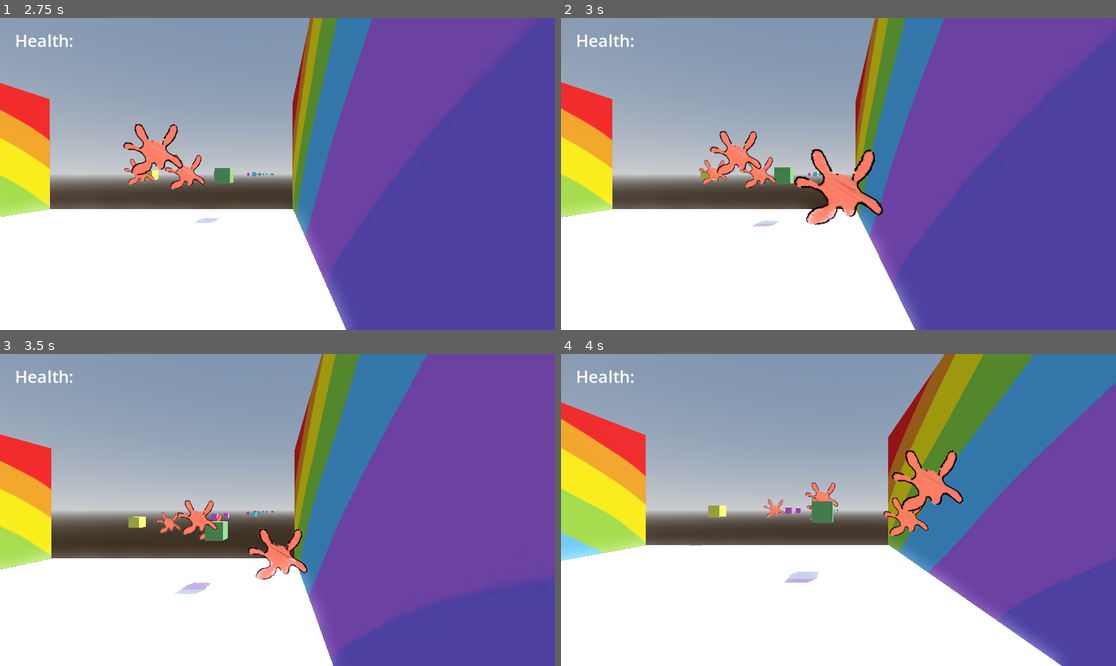
Above: before the commit, frames 1-4 (two rows, left to right).
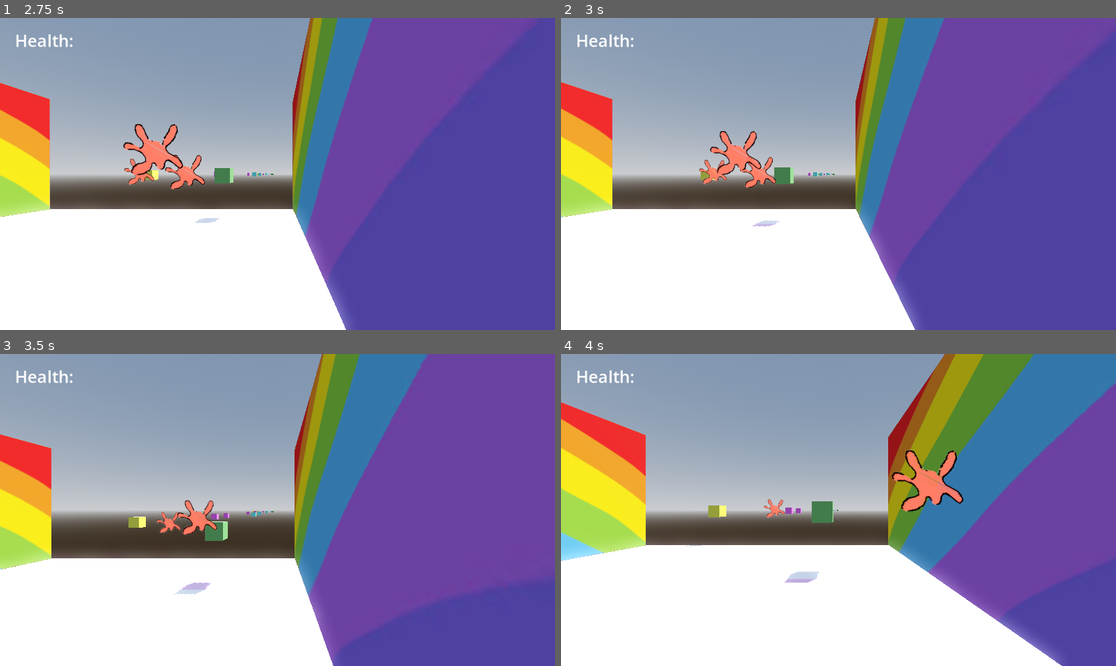
Above: after the commit, the same moments.

Repository: Ava-TU/ShooterGame_Assignment
Game: Godot game, scene res://Scenes/Level.tscn
The game is run twice, just before and just after one commit, with the same random seed, the same clock (stepped at 60 frames per second) and the same inputs. The project has no main scene, so this scene is started directly.
Inputs (mouse positions are in pixels of both pictures, inside the frame that each line leads up to):
- Up to frame 1 (2.75 s): tap Enter (ui_accept) at 0.5, 0.77, 1.52 s; move the mouse to (399, 158) at 0.52 s; hold D (right) 0.53-1.28 s; click (399, 158) at 0.6 s; move the mouse to (166, 189) at 1.27 s; hold Down (ui_down) 1.28-2.03 s; click (166, 189) at 1.35 s; move the mouse to (333, 105) at 2.02 s; hold D (right) from 2.03 s (still down); click (333, 105) at 2.1 s
- Up to frame 2 (3 s): move the mouse to (810, 236) at 2.77 s; release D (right) at 2.78 s; hold Up (ui_up) from 2.78 s (still down); click (810, 236) at 2.85 s
- Up to frame 3 (3.5 s): keep holding Up (ui_up); tap Enter (ui_accept) at 3.02 s
- Up to frame 4 (4 s): move the mouse to (1005, 556) at 3.52 s; release Up (ui_up) at 3.53 s; hold A (left) from 3.53 s (still down); click (1005, 556) at 3.6 s; tap Enter (ui_accept) at 3.77 s

Frame 1 is identical in both runs. In frame 2, 1.8% of the frame differs, in the area x 42-59%, y 41-67%; in frame 3, 0.8%; in frame 4, 0.6%.

Commit message:
paint and canvas gets destroyed when they collide

Diff:
--- a/shooter_assignment/Modules/canvas1.tscn
+++ b/shooter_assignment/Modules/canvas1.tscn
@@ -1,6 +1,7 @@
-[gd_scene load_steps=5 format=3 uid="uid://1hqernw13xk1"]
+[gd_scene load_steps=7 format=3 uid="uid://1hqernw13xk1"]
 
 [ext_resource type="Script" uid="uid://d15r2h407ojnx" path="res://Scripts/modules.gd" id="1_5clhy"]
+[ext_resource type="Script" uid="uid://cby7y58ad7x3s" path="res://Modules/hit_box.gd" id="2_wqu58"]
 
 [sub_resource type="StandardMaterial3D" id="StandardMaterial3D_5jv0a"]
 albedo_color = Color(1, 1, 0.380392, 1)
@@ -9,6 +10,8 @@
 material = SubResource("StandardMaterial3D_5jv0a")
 
 [sub_resource type="BoxShape3D" id="BoxShape3D_5jv0a"]
+
+[sub_resource type="BoxShape3D" id="BoxShape3D_5clhy"]
 
 [node name="Canvas1" type="Node3D"]
 script = ExtResource("1_5clhy")
@@ -21,3 +24,11 @@
 
 [node name="CollisionShape3D" type="CollisionShape3D" parent="StaticBody3D"]
 shape = SubResource("BoxShape3D_5jv0a")
+
+[node name="HitBox" type="Area3D" parent="StaticBody3D"]
+script = ExtResource("2_wqu58")
+
+[node name="CollisionShape3D" type="CollisionShape3D" parent="StaticBody3D/HitBox"]
+shape = SubResource("BoxShape3D_5clhy")
+
+[connection signal="area_entered" from="StaticBody3D/HitBox" to="." method="_on_hit_box_area_entered"]
--- /dev/null
+++ b/shooter_assignment/Modules/hit_box.gd
@@ -0,0 +1,11 @@
+extends Area3D
+
+
+# Called when the node enters the scene tree for the first time.
+func _ready() -> void:
+	pass # Replace with function body.
+
+
+# Called every frame. 'delta' is the elapsed time since the previous frame.
+func _process(delta: float) -> void:
+	pass
--- a/shooter_assignment/Scenes/paint.tscn
+++ b/shooter_assignment/Scenes/paint.tscn
@@ -6,7 +6,7 @@
 [sub_resource type="SphereShape3D" id="SphereShape3D_eoih1"]
 radius = 0.373143
 
-[node name="Paint" type="CharacterBody3D"]
+[node name="Paint" type="Area3D"]
 script = ExtResource("1_eoih1")
 
 [node name="Sprite3D" type="Sprite3D" parent="."]
@@ -15,3 +15,10 @@
 
 [node name="CollisionShape3D" type="CollisionShape3D" parent="."]
 shape = SubResource("SphereShape3D_eoih1")
+
+[node name="Timer" type="Timer" parent="."]
+wait_time = 10.0
+one_shot = true
+autostart = true
+
+[connection signal="body_entered" from="." to="." method="_on_body_entered"]
--- a/shooter_assignment/Scripts/modules.gd
+++ b/shooter_assignment/Scripts/modules.gd
@@ -9,3 +9,8 @@
 	if position.z > 25:
 		level.SpawnModule(position.z + (level.amount * level.offset))
 		queue_free()
+
+
+func _on_hit_box_area_entered(area: Area3D) -> void:
+	print ("Paint")
+	queue_free()
--- a/shooter_assignment/Scripts/paint.gd
+++ b/shooter_assignment/Scripts/paint.gd
@@ -1,9 +1,15 @@
-extends CharacterBody3D
+extends Area3D
 
 var speed = 2
+
 
 func _process(delta):
 	position += transform.basis * Vector3(0, 0, -speed) * delta
 
 	if position.z < -75:
 		queue_free()
+
+
+func _on_body_entered(body: Node3D ) -> void:
+	print ("HIT")
+	queue_free()
Not shown, added: shooter_assignment/Modules/hit_box.gd.uid
Not shown, added: shooter_assignment/Scenes/Level.tscn22954747191.tmp
